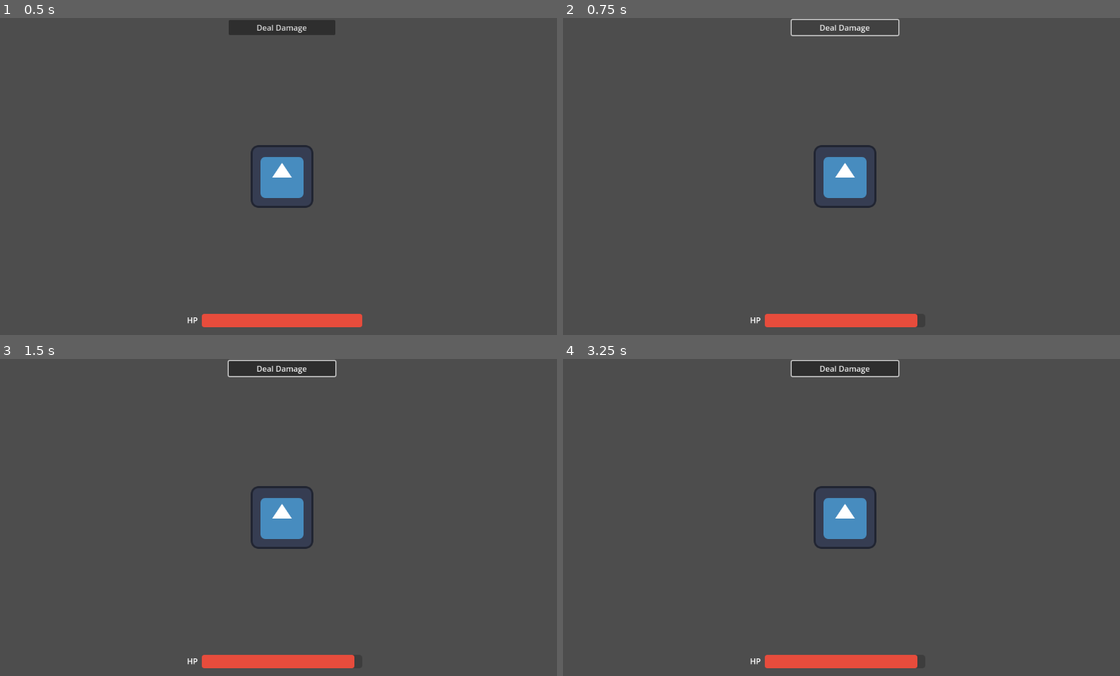
Above: before the commit, frames 1-4 (two rows, left to right).
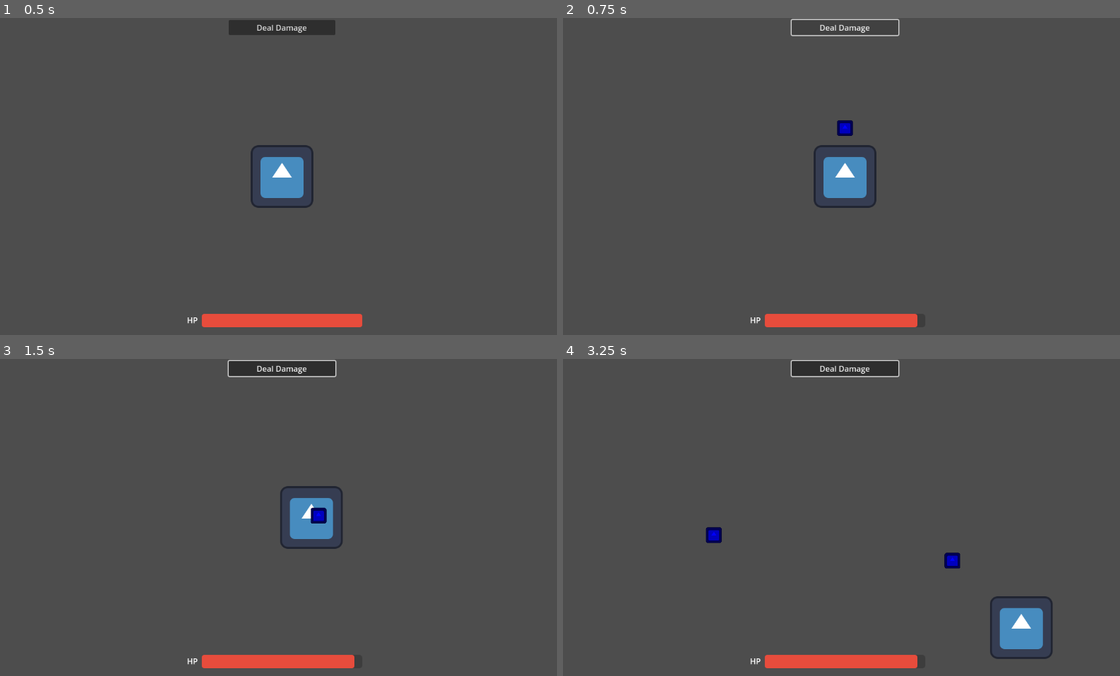
Above: after the commit, the same moments.

Repository: david8zhang/magical-researcher
Game: Godot game, scene res://scenes/Main.tscn
Same seed, same stepped clock (60 frames per second), same inputs: the game is played once before the commit and once after it. The engine's default icon, where the game draws it, is replaced by a stand-in: a white triangle on a blue panel in a dark square.
Inputs (mouse positions are in pixels of both pictures, inside the frame that each line leads up to):
- Up to frame 1 (0.5 s): no input
- Up to frame 2 (0.75 s): click "Deal Damage" at 0.5 s
- Up to frame 3 (1.5 s): move the mouse to (406, 501) at 1.27 s; hold D (move_right, bound only after the commit) from 1.28 s (still down); click (406, 501) at 1.42 s
- Up to frame 4 (3.25 s): move the mouse to (730, 533) at 2.02 s; release D (move_right, bound only after the commit) at 2.03 s; hold S (move_down, bound only after the commit) 2.03-2.78 s; click (730, 533) at 2.17 s; move the mouse to (902, 447) at 2.77 s; hold D (move_right, bound only after the commit) from 2.78 s (still down); click (902, 447) at 2.92 s

Frame 1 is identical in both runs. In frame 2, 0.1% of the frame differs, in the area x 49-53%, y 32-38%; in frame 3, 1.7%; in frame 4, 2.9%, in the area x 25-88%, y 40-95%.

Commit message:
added basic spell casting

Diff:
--- /dev/null
+++ b/prefabs/SpellManager.tscn
@@ -0,0 +1,8 @@
+[gd_scene load_steps=3 format=3 uid="uid://domjmq360jx24"]
+
+[ext_resource type="Script" path="res://scripts/SpellManager.gd" id="1_4t1ib"]
+[ext_resource type="PackedScene" uid="uid://dyto70wmcq6er" path="res://prefabs/spells/BasicSpell.tscn" id="2_xtvoj"]
+
+[node name="SpellManager" type="Node2D"]
+script = ExtResource("1_4t1ib")
+basic_spell = ExtResource("2_xtvoj")
--- /dev/null
+++ b/prefabs/enemies/BasicEnemy.tscn
@@ -0,0 +1,12 @@
+[gd_scene load_steps=3 format=3 uid="uid://8ci0q8sn5c17"]
+
+[ext_resource type="Texture2D" uid="uid://tuu7vfk3ir56" path="res://icon.svg" id="1_ck1wg"]
+[ext_resource type="Script" path="res://scripts/BasicEnemy.gd" id="1_qra0h"]
+
+[node name="BasicEnemy" type="Node2D"]
+script = ExtResource("1_qra0h")
+
+[node name="Sprite2D" type="Sprite2D" parent="."]
+self_modulate = Color(1, 0, 0, 1)
+scale = Vector2(0.75, 0.75)
+texture = ExtResource("1_ck1wg")
--- /dev/null
+++ b/prefabs/spells/BasicSpell.tscn
@@ -0,0 +1,8 @@
+[gd_scene load_steps=3 format=3 uid="uid://dyto70wmcq6er"]
+
+[ext_resource type="Script" path="res://scripts/BasicSpell.gd" id="1_qd168"]
+[ext_resource type="PackedScene" uid="uid://cu45ewep1oi1m" path="res://prefabs/spells/BasicSpellProjectile.tscn" id="2_x7pyd"]
+
+[node name="BasicSpell" type="Node2D"]
+script = ExtResource("1_qd168")
+projectile = ExtResource("2_x7pyd")
--- /dev/null
+++ b/prefabs/spells/BasicSpellProjectile.tscn
@@ -0,0 +1,18 @@
+[gd_scene load_steps=3 format=3 uid="uid://cu45ewep1oi1m"]
+
+[ext_resource type="Texture2D" uid="uid://tuu7vfk3ir56" path="res://icon.svg" id="1_b3uvf"]
+
+[sub_resource type="RectangleShape2D" id="RectangleShape2D_0g5kt"]
+size = Vector2(32, 32)
+
+[node name="SpellProjectile" type="RigidBody2D"]
+collision_layer = 0
+collision_mask = 0
+
+[node name="Sprite2D" type="Sprite2D" parent="."]
+self_modulate = Color(0, 0, 1, 1)
+scale = Vector2(0.25, 0.25)
+texture = ExtResource("1_b3uvf")
+
+[node name="CollisionShape2D" type="CollisionShape2D" parent="."]
+shape = SubResource("RectangleShape2D_0g5kt")
--- a/project.godot
+++ b/project.godot
@@ -23,22 +23,22 @@
 
 move_right={
 "deadzone": 0.5,
-"events": [Object(InputEventKey,"resource_local_to_scene":fa …(140 unchanged characters)… d":false,"keycode":0,"physical_keycode":4194321,"key_label":0,"unicode":0,"echo":false,"script":null)
+"events": [Object(InputEventKey,"resource_local_to_scene":fa …(140 unchanged characters)… d":false,"keycode":0,"physical_keycode":68,"key_label":0,"unicode":100,"echo":false,"script":null)
 ]
 }
 move_left={
 "deadzone": 0.5,
-"events": [Object(InputEventKey,"resource_local_to_scene":fa …(119 unchanged characters)… ressed":false,"pressed":false,"keycode":0,"physical_keycode":4194319,"key_label":0,"unicode":0,"echo":false,"script":null)
+"events": [Object(InputEventKey,"resource_local_to_scene":fa …(119 unchanged characters)… ressed":false,"pressed":false,"keycode":65,"physical_keycode":0,"key_label":0,"unicode":97,"echo":false,"script":null)
 ]
 }
 move_up={
 "deadzone": 0.5,
-"events": [Object(InputEventKey,"resource_local_to_scene":fa …(140 unchanged characters)… d":false,"keycode":0,"physical_keycode":4194320,"key_label":0,"unicode":0,"echo":false,"script":null)
+"events": [Object(InputEventKey,"resource_local_to_scene":fa …(140 unchanged characters)… d":false,"keycode":0,"physical_keycode":87,"key_label":0,"unicode":119,"echo":false,"script":null)
 ]
 }
 move_down={
 "deadzone": 0.5,
-"events": [Object(InputEventKey,"resource_local_to_scene":fa …(140 unchanged characters)… d":false,"keycode":0,"physical_keycode":4194322,"key_label":0,"unicode":0,"echo":false,"script":null)
+"events": [Object(InputEventKey,"resource_local_to_scene":fa …(140 unchanged characters)… d":false,"keycode":0,"physical_keycode":83,"key_label":0,"unicode":115,"echo":false,"script":null)
 ]
 }
 
--- a/scenes/Main.tscn
+++ b/scenes/Main.tscn
@@ -1,11 +1,14 @@
-[gd_scene load_steps=4 format=3 uid="uid://c7lngg8cjax0u"]
+[gd_scene load_steps=5 format=3 uid="uid://c7lngg8cjax0u"]
 
 [ext_resource type="Script" path="res://scripts/Game.gd" id="1_56j8m"]
 [ext_resource type="PackedScene" uid="uid://ca6iv0stxicwi" path="res://prefabs/Player.tscn" id="2_nutke"]
+[ext_resource type="PackedScene" uid="uid://domjmq360jx24" path="res://prefabs/SpellManager.tscn" id="2_wtpks"]
 [ext_resource type="PackedScene" uid="uid://wsaic2bsqmqj" path="res://prefabs/DebugMenu.tscn" id="3_v02s0"]
 
 [node name="Main" type="Node2D"]
 script = ExtResource("1_56j8m")
+
+[node name="SpellManager" parent="." instance=ExtResource("2_wtpks")]
 
 [node name="Player" parent="." instance=ExtResource("2_nutke")]
 slide_on_ceiling = false
--- /dev/null
+++ b/scripts/BasicEnemy.gd
@@ -0,0 +1,6 @@
+class_name BasicEnemy
+
+var active_spell: DamageSpell
+
+func _ready():
+	pass
--- /dev/null
+++ b/scripts/BasicSpell.gd
@@ -0,0 +1,11 @@
+class_name BasicSpell
+extends DamageSpell
+
+@export var projectile: PackedScene
+var speed = 500
+
+func cast(start_position: Vector2, target_position: Vector2):
+	var new_projectile = projectile.instantiate() as RigidBody2D
+	add_child(new_projectile)
+	new_projectile.linear_velocity = (target_position - start_position).normalized() * speed
+	new_projectile.global_position = Vector2(start_position.x, start_position.y)
--- /dev/null
+++ b/scripts/DamageSpell.gd
@@ -0,0 +1,5 @@
+class_name DamageSpell
+extends Node2D
+
+func cast(_start_position: Vector2, _target_position: Vector2):
+	pass
--- a/scripts/Player.gd
+++ b/scripts/Player.gd
@@ -4,7 +4,13 @@
 const SPEED = 300.0
 
 @onready var healthbar = $CanvasLayer/HPBar as ProgressBar
+var active_spell: DamageSpell
+
 signal on_death
+
+func _ready():
+	active_spell = SpellManager.instance.basic_spell.instantiate() as BasicSpell
+	add_child(active_spell)
 
 func _physics_process(_delta):
 	var new_velocity = Vector2.ZERO
@@ -19,6 +25,12 @@
 	velocity = new_velocity.normalized() * SPEED
 	move_and_slide()
 
+func _input(event):
+	if event is InputEventMouseButton and event.pressed:
+		if event.button_index == MOUSE_BUTTON_LEFT:
+			if active_spell != null:
+				active_spell.cast(global_position, event.position)
+
 func take_damage(damage: int) -> void:
 	healthbar.value -= damage
 	if healthbar.value == 0:
--- /dev/null
+++ b/scripts/SpellManager.gd
@@ -0,0 +1,8 @@
+class_name SpellManager
+extends Node2D
+
+@export var basic_spell: PackedScene
+static var instance
+
+func _ready():
+	SpellManager.instance = self
